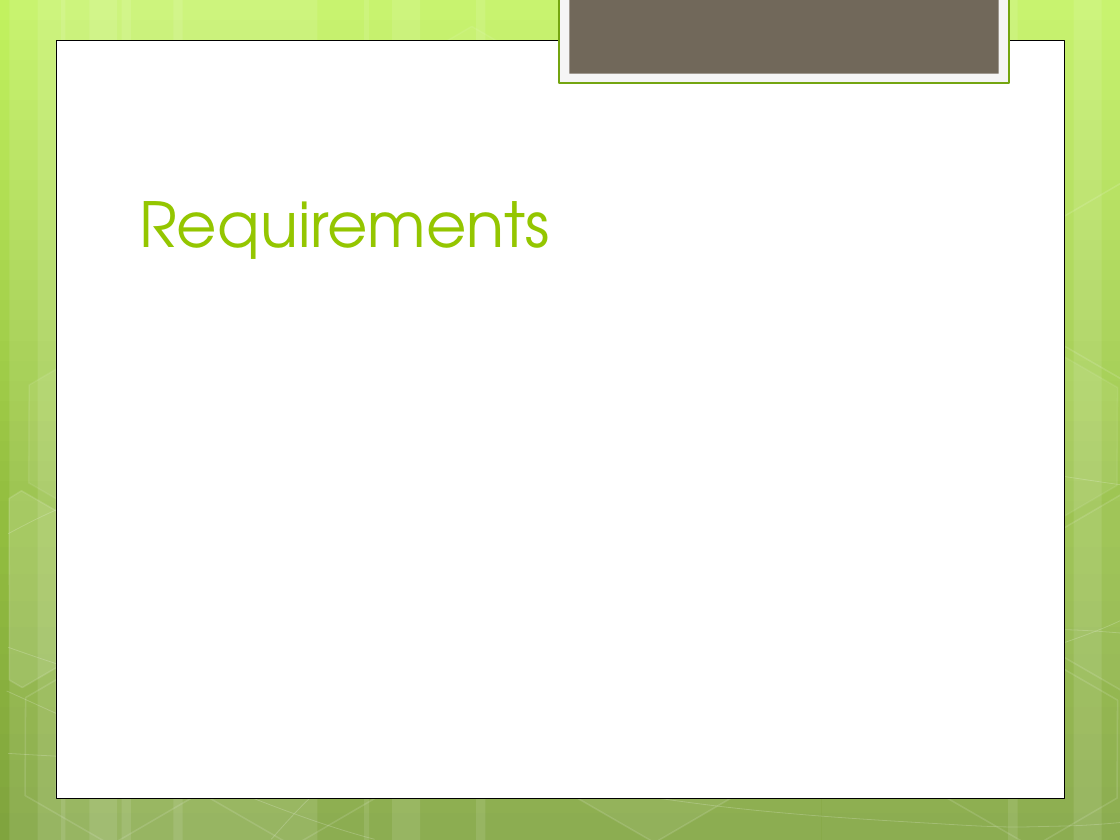
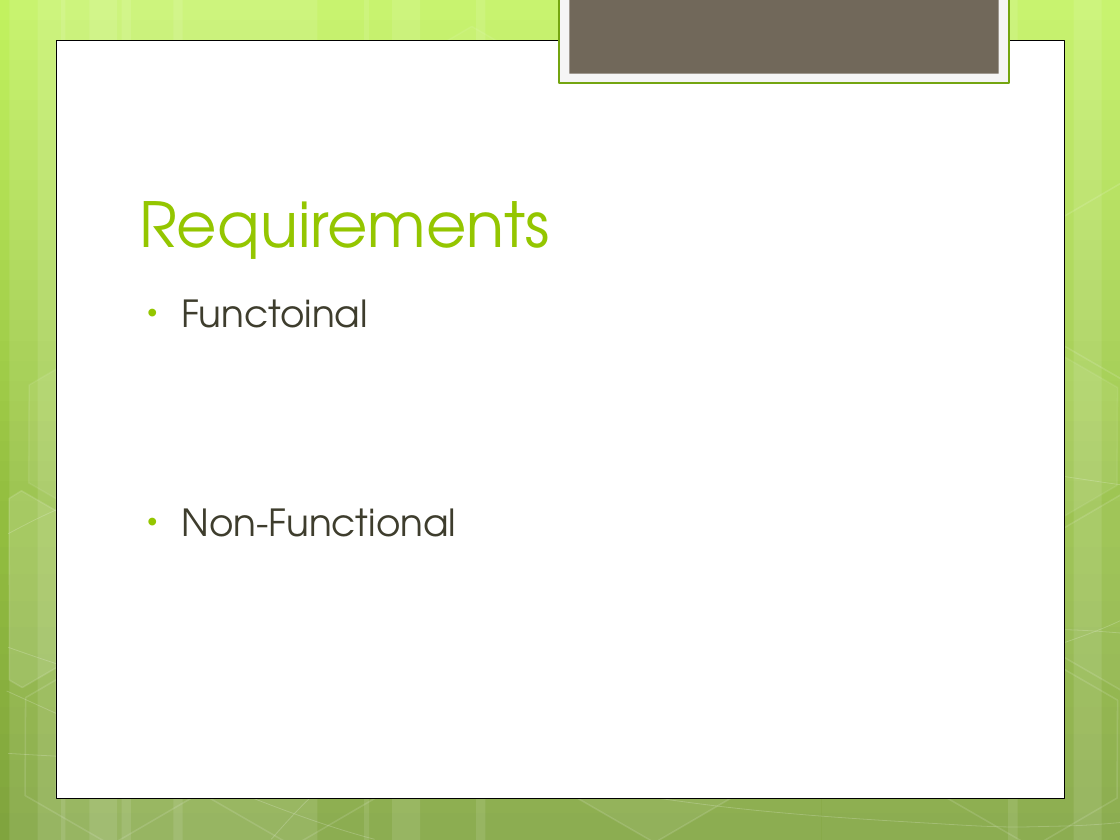
Before and after one commit to hiyenwong/cs679-b1-class-project, a slide deck: slide 2 of deliverables/phase2/Phase2_Presentation.pptx. Drawn at 1120x840 pixels with LibreOffice and Linux fonts; fonts in the diff are those of the drawing. Boxes give left, top, right and bottom in pixels: in the first picture for what was removed or moved away, otherwise in the second. Text is boxed around its words. In the diff, an @@ line names an element or a change of style, - is before the commit and + after.

```diff
--- a/deliverables/phase2/Phase2_Presentation.pptx
+++ b/deliverables/phase2/Phase2_Presentation.pptx
@@ text added at box(181, 299, 456, 537), 24 pt, text #3E3D2D @@
+• Functoinal
+• Non-Functional
```
Also in this commit, not shown: 1 other slide changed, 2 slides added, 1 slide removed.
